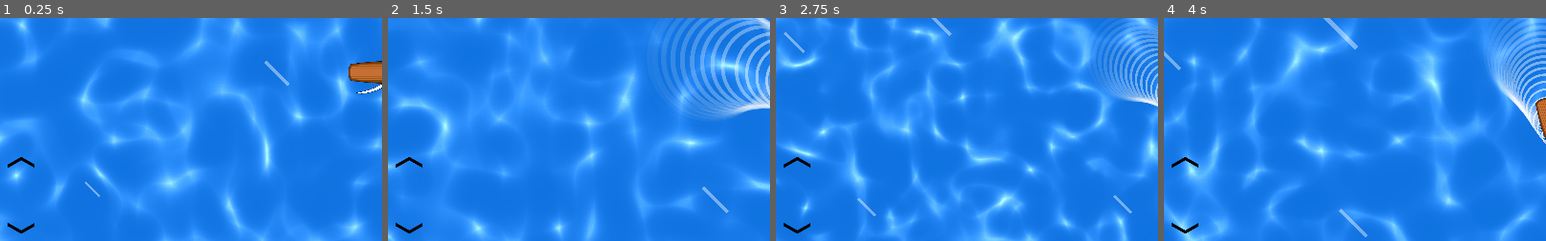
Above: before the commit, frames 1-4 (left to right).
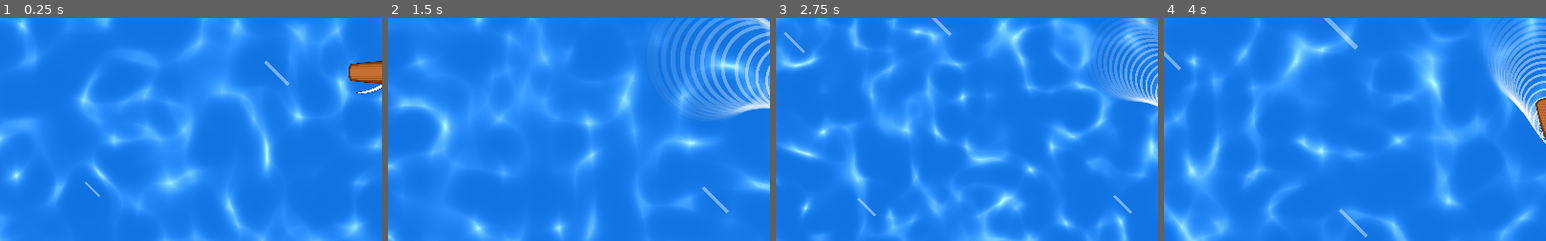
Above: after the commit, the same moments.

Repository: Norodix/SailGame
Game: Godot game, scene res://World.tscn
Same seed, same stepped clock (60 frames per second), same inputs: the game is played once before the commit and once after it.
Inputs (mouse positions are % of the whole screen's width and height, from its top left):
- Up to frame 1 (0.25 s): no input
- Up to frame 2 (1.5 s): move the mouse to (72, 45) at 0.52 s; hold D (right) 0.53-1.28 s; hold W (tighten) 0.53-1.28 s; click (72, 45) at 0.67 s; move the mouse to (30, 55) at 1.27 s; hold S (down) from 1.28 s (still down); tap Mouse wheel up (zoomIn) at 1.35 s; click (30, 55) at 1.42 s
- Up to frame 3 (2.75 s): move the mouse to (60, 28) at 2.02 s; release S (down) at 2.03 s; hold D (right) from 2.03 s (still down); hold Mouse wheel down (zoomOut) from 2.03 s (still down); click (60, 28) at 2.17 s
- Up to frame 4 (4 s): move the mouse to (45, 70) at 2.77 s; release Mouse wheel down (zoomOut) at 2.78 s; tap W (tighten) at 2.85 s; click (45, 70) at 2.92 s; move the mouse to (80, 65) at 3.52 s; release D (right) at 3.53 s; hold A (left) from 3.53 s (still down); hold Mouse wheel up (zoomIn) from 3.53 s (still down); click (80, 65) at 3.67 s
The pictures show only the part of the screen within x 1-51%, y 38-88%; the shares and areas given below are measured in that part.

The runs differ from the first frame. In frame 1, 0.2% of the frame differs, in the area x 2-9%, y 62-97%; in frame 2, 0.2%; in frame 3, 0.2%; in frame 4, 0.2%.

Commit message:
Added coil buttons for touch devices

Diff:
--- /dev/null
+++ b/Art/Coil.svg
@@ -0,0 +1,82 @@
+<?xml version="1.0" encoding="UTF-8" standalone="no"?>
+<svg
+   xmlns:dc="http://purl.org/dc/elements/1.1/"
+   xmlns:cc="http://creativecommons.org/ns#"
+   xmlns:rdf="http://www.w3.org/1999/02/22-rdf-syntax-ns#"
+   xmlns:svg="http://www.w3.org/2000/svg"
+   xmlns="http://www.w3.org/2000/svg"
+   xmlns:sodipodi="http://sodipodi.sourceforge.net/DTD/sodipodi-0.dtd"
+   xmlns:inkscape="http://www.inkscape.org/namespaces/inkscape"
+   width="210mm"
+   height="297mm"
+   viewBox="0 0 210 297"
+   version="1.1"
+   id="svg1493"
+   inkscape:version="1.0.1 (3bc2e813f5, 2020-09-07)"
+   sodipodi:docname="Coil.svg"
+   inkscape:export-filename="/home/bence/Documents/SailGame/Art/Coil.png"
+   inkscape:export-xdpi="9.1169167"
+   inkscape:export-ydpi="9.1169167">
+  <defs
+     id="defs1487" />
+  <sodipodi:namedview
+     id="base"
+     pagecolor="#ffffff"
+     bordercolor="#666666"
+     borderopacity="1.0"
+     inkscape:pageopacity="0.0"
+     inkscape:pageshadow="2"
+     inkscape:zoom="1.979899"
+     inkscape:cx="381.83541"
+     inkscape:cy="661.8952"
+     inkscape:document-units="mm"
+     inkscape:current-layer="layer1"
+     inkscape:document-rotation="0"
+     showgrid="false"
+     inkscape:snap-bbox="true"
+     inkscape:bbox-nodes="true"
+     inkscape:window-width="1920"
+     inkscape:window-height="1016"
+     inkscape:window-x="1920"
+     inkscape:window-y="27"
+     inkscape:window-maximized="1" />
+  <metadata
+     id="metadata1490">
+    <rdf:RDF>
+      <cc:Work
+         rdf:about="">
+        <dc:format>image/svg+xml</dc:format>
+        <dc:type
+           rdf:resource="http://purl.org/dc/dcmitype/StillImage" />
+        <dc:title />
+      </cc:Work>
+    </rdf:RDF>
+  </metadata>
+  <g
+     inkscape:label="Layer 1"
+     inkscape:groupmode="layer"
+     id="layer1">
+    <g
+       id="g3264"
+       inkscape:export-xdpi="27.35075"
+       inkscape:export-ydpi="27.35075">
+      <path
+         sodipodi:type="spiral"
+         style="fill:none;fill-rule:evenodd;stroke:#000000;stroke-width:4.565;stroke-miterlimit:4;stroke-dasharray:none;stroke-linecap:round"
+         id="path2056"
+         sodipodi:cx="113.67607"
+         sodipodi:cy="160.77438"
+         sodipodi:expansion="1"
+         sodipodi:revolution="3"
+         sodipodi:radius="37.303547"
+         sodipodi:argument="-17.278759"
+         sodipodi:t0="0"
+         d="m 113.67607,160.77438 c 0,1.87034 -2.52118,0.92276 -3.10863,0 -1.59194,-2.50062 0.70014,-5.45061 3.10863,-6.21725 4.30823,-1.37135 8.45413,2.10919 9.32589,6.21726 1.27934,6.02876 -3.52454,11.5112 -9.3259,12.43451 -7.73229,1.23063 -14.588962,-4.94045 -15.543133,-12.43453 -1.200727,-9.43053 6.356213,-17.677 15.543153,-18.65176 11.12662,-1.18056 20.77091,7.77181 21.76039,18.65179 1.16607,12.82167 -9.18729,23.86849 -21.76041,24.86901 -14.516168,1.15516 -26.96852,-10.6027 -27.977649,-24.86904 -1.146636,-16.21033 12.018065,-30.07026 27.977679,-31.08628 17.90427,-1.13981 33.17326,13.43339 34.1949,31.08631 1.13422,19.59809 -14.84869,36.27719 -34.19494,37.30353" />
+      <path
+         id="rect2058"
+         style="fill:none;stroke:#000000;stroke-width:4.565;stroke-linecap:round;stroke-linejoin:round;stroke-miterlimit:4;stroke-dasharray:none"
+         d="m 116.87864,193.10602 -3.20259,4.97191 4.33642,4.02145"
+         sodipodi:nodetypes="ccc" />
+    </g>
+  </g>
+</svg>
--- /dev/null
+++ b/Art/UnCoil.svg
@@ -0,0 +1,82 @@
+<?xml version="1.0" encoding="UTF-8" standalone="no"?>
+<svg
+   xmlns:dc="http://purl.org/dc/elements/1.1/"
+   xmlns:cc="http://creativecommons.org/ns#"
+   xmlns:rdf="http://www.w3.org/1999/02/22-rdf-syntax-ns#"
+   xmlns:svg="http://www.w3.org/2000/svg"
+   xmlns="http://www.w3.org/2000/svg"
+   xmlns:sodipodi="http://sodipodi.sourceforge.net/DTD/sodipodi-0.dtd"
+   xmlns:inkscape="http://www.inkscape.org/namespaces/inkscape"
+   width="210mm"
+   height="297mm"
+   viewBox="0 0 210 297"
+   version="1.1"
+   id="svg1493"
+   inkscape:version="1.0.1 (3bc2e813f5, 2020-09-07)"
+   sodipodi:docname="UnCoil.svg"
+   inkscape:export-filename="/home/bence/Documents/SailGame/Art/UnCoil.png"
+   inkscape:export-xdpi="14.608702"
+   inkscape:export-ydpi="14.608702">
+  <defs
+     id="defs1487" />
+  <sodipodi:namedview
+     id="base"
+     pagecolor="#ffffff"
+     bordercolor="#666666"
+     borderopacity="1.0"
+     inkscape:pageopacity="0.0"
+     inkscape:pageshadow="2"
+     inkscape:zoom="1.979899"
+     inkscape:cx="421.23856"
+     inkscape:cy="714.51318"
+     inkscape:document-units="mm"
+     inkscape:current-layer="g2088"
+     inkscape:document-rotation="0"
+     showgrid="false"
+     inkscape:snap-bbox="true"
+     inkscape:bbox-nodes="true"
+     inkscape:window-width="1920"
+     inkscape:window-height="1016"
+     inkscape:window-x="1920"
+     inkscape:window-y="27"
+     inkscape:window-maximized="1"
+     inkscape:snap-nodes="true" />
+  <metadata
+     id="metadata1490">
+    <rdf:RDF>
+      <cc:Work
+         rdf:about="">
+        <dc:format>image/svg+xml</dc:format>
+        <dc:type
+           rdf:resource="http://purl.org/dc/dcmitype/StillImage" />
+        <dc:title />
+      </cc:Work>
+    </rdf:RDF>
+  </metadata>
+  <g
+     inkscape:label="Layer 1"
+     inkscape:groupmode="layer"
+     id="layer1">
+    <g
+       id="g2084">
+      <g
+         id="g2088">
+        <g
+           id="g3838"
+           inkscape:export-xdpi="44.046806"
+           inkscape:export-ydpi="44.046806">
+          <path
+             id="path2079"
+             style="font-variation-settings:normal;opacity:1;vector-effect:none;fill:none;fill-opacity:1;stroke:#000000;stroke-width:4;stroke-linecap:round;stroke-linejoin:round;stroke-miterlimit:4;stroke-dasharray:none;stroke-dashoffset:0;stroke-opacity:1;stop-color:#000000;stop-opacity:1"
+             d="m 113.67607,160.77438 c 0,1.87034 -2.52118,0.92276 -3.10863,0 -1.59194,-2.50062 0.70014,-5.45061 3.10863,-6.21726 4.30824,-1.37134 8.45413,2.10919 9.32589,6.21727 1.27934,6.02876 -3.52454,11.5112 -9.3259,12.43451 -7.73229,1.23063 -14.588965,-4.94045 -15.543136,-12.43453 -1.200727,-9.43053 6.356216,-17.677 15.543156,-18.65176 11.12662,-1.18057 20.77092,7.77181 21.7604,18.65179 0.93555,10.28696 -5.66362,19.9254 -15.25132,23.44636 -10.16703,4.08751 -3.85119,20.99164 10.4454,12.16739"
+             sodipodi:nodetypes="cssssssscc" />
+          <path
+             id="rect2058"
+             style="fill:none;stroke:#000000;stroke-width:4.56499;stroke-linecap:round;stroke-linejoin:round;stroke-miterlimit:4;stroke-dasharray:none"
+             d="m 128.97579,202.06602 1.65477,-5.67787 -5.30176,-2.62065"
+             sodipodi:nodetypes="ccc" />
+        </g>
+      </g>
+    </g>
+  </g>
+</svg>
--- a/World.tscn
+++ b/World.tscn
@@ -16,6 +16,8 @@
 [ext_resource path="res://Rocking.shader" type="Shader" id=14]
 [ext_resource path="res://CrateArea.gd" type="Script" id=15]
 [ext_resource path="res://Art/arrow.svg" type="Texture" id=16]
+[ext_resource path="res://Art/Coil.png" type="Texture" id=17]
+[ext_resource path="res://Art/UnCoil.png" type="Texture" id=18]
 
 [sub_resource type="CapsuleShape2D" id=1]
 radius = 44.6475
@@ -120,8 +122,13 @@
 [sub_resource type="CircleShape2D" id=20]
 radius = 15.0
 
-[sub_resource type="CircleShape2D" id=21]
-radius = 35.0
+[sub_resource type="CapsuleShape2D" id=21]
+radius = 36.0
+height = 10.0
+
+[sub_resource type="CapsuleShape2D" id=22]
+radius = 38.0
+height = 38.0
 
 [node name="World" type="Node2D"]
 position = Vector2( 450.319, 237.071 )
@@ -283,31 +290,35 @@
 
 [node name="TouchControls" type="CanvasLayer" parent="."]
 
-[node name="VisibilityNode" type="Node2D" parent="TouchControls"]
-
-[node name="TouchScreenButton" type="TouchScreenButton" parent="TouchControls/VisibilityNode"]
-position = Vector2( 40, 417.976 )
+[node name="TouchControlsVisibilityNode" type="Node2D" parent="TouchControls"]
+
+[node name="TouchScreenButton" type="TouchScreenButton" parent="TouchControls/TouchControlsVisibilityNode"]
+position = Vector2( 40, 320.907 )
+normal = ExtResource( 17 )
+pressed = ExtResource( 17 )
 shape = SubResource( 21 )
-shape_centered = false
 action = "tighten"
 visibility_mode = 1
 
-[node name="Sprite" type="Sprite" parent="TouchControls/VisibilityNode/TouchScreenButton"]
+[node name="Sprite" type="Sprite" parent="TouchControls/TouchControlsVisibilityNode/TouchScreenButton"]
+visible = false
 position = Vector2( 0, 3 )
 scale = Vector2( 0.4, 0.4 )
 texture = ExtResource( 16 )
 
-[node name="TouchScreenButton2" type="TouchScreenButton" parent="TouchControls/VisibilityNode"]
-position = Vector2( 40, 510.003 )
-shape = SubResource( 21 )
-shape_centered = false
+[node name="TouchScreenButton2" type="TouchScreenButton" parent="TouchControls/TouchControlsVisibilityNode"]
+position = Vector2( 40, 416.152 )
+normal = ExtResource( 18 )
+pressed = ExtResource( 18 )
+shape = SubResource( 22 )
 action = "loosen"
 visibility_mode = 1
 
-[node name="Sprite" type="Sprite" parent="TouchControls/VisibilityNode/TouchScreenButton2"]
+[node name="Sprite" type="Sprite" parent="TouchControls/TouchControlsVisibilityNode/TouchScreenButton2"]
+visible = false
 scale = Vector2( 0.4, 0.4 )
 texture = ExtResource( 16 )
 flip_v = true
 
-[node name="TouchDirection" type="Node2D" parent="TouchControls/VisibilityNode"]
+[node name="TouchDirection" type="Node2D" parent="TouchControls/TouchControlsVisibilityNode"]
 [connection signal="body_entered" from="CrateArea" to="CrateArea" method="_on_CrateArea_body_entered"]
--- a/project.godot
+++ b/project.godot
@@ -78,10 +78,6 @@
  ]
 }
 
-[input_devices]
-
-pointing/emulate_touch_from_mouse=true
-
 [physics]
 
 2d/default_gravity=0
Binary file added: Art/Coil.png
Not shown, added: Art/Coil.png.import
Not shown, added: Art/Coil.svg.import
Binary file added: Art/UnCoil.png
Not shown, added: Art/UnCoil.png.import
Not shown, added: Art/UnCoil.svg.import
Not shown: 1 places in World.tscn that only renumber resources
Not shown, changed: export_presets.cfg
